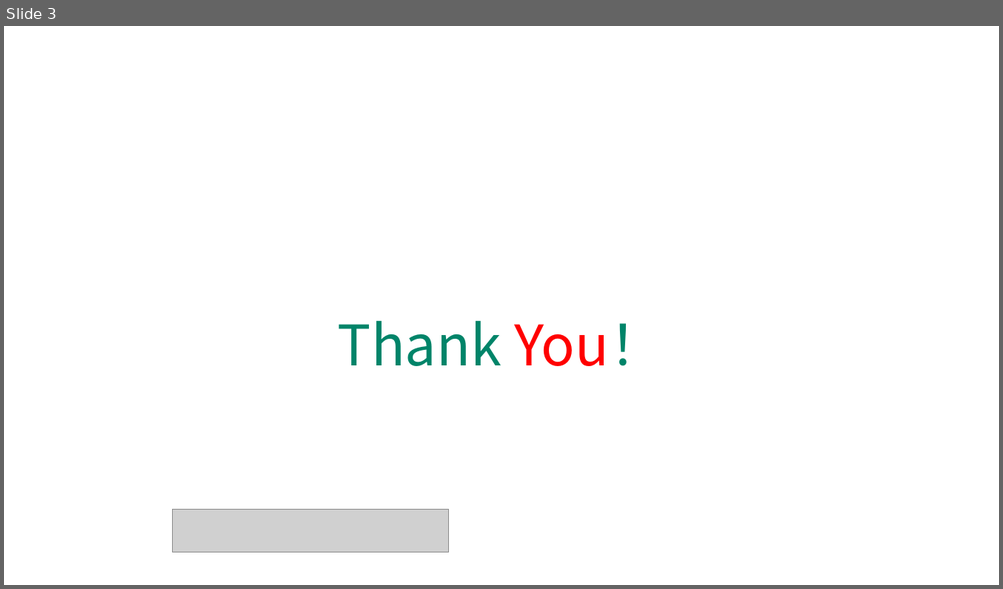
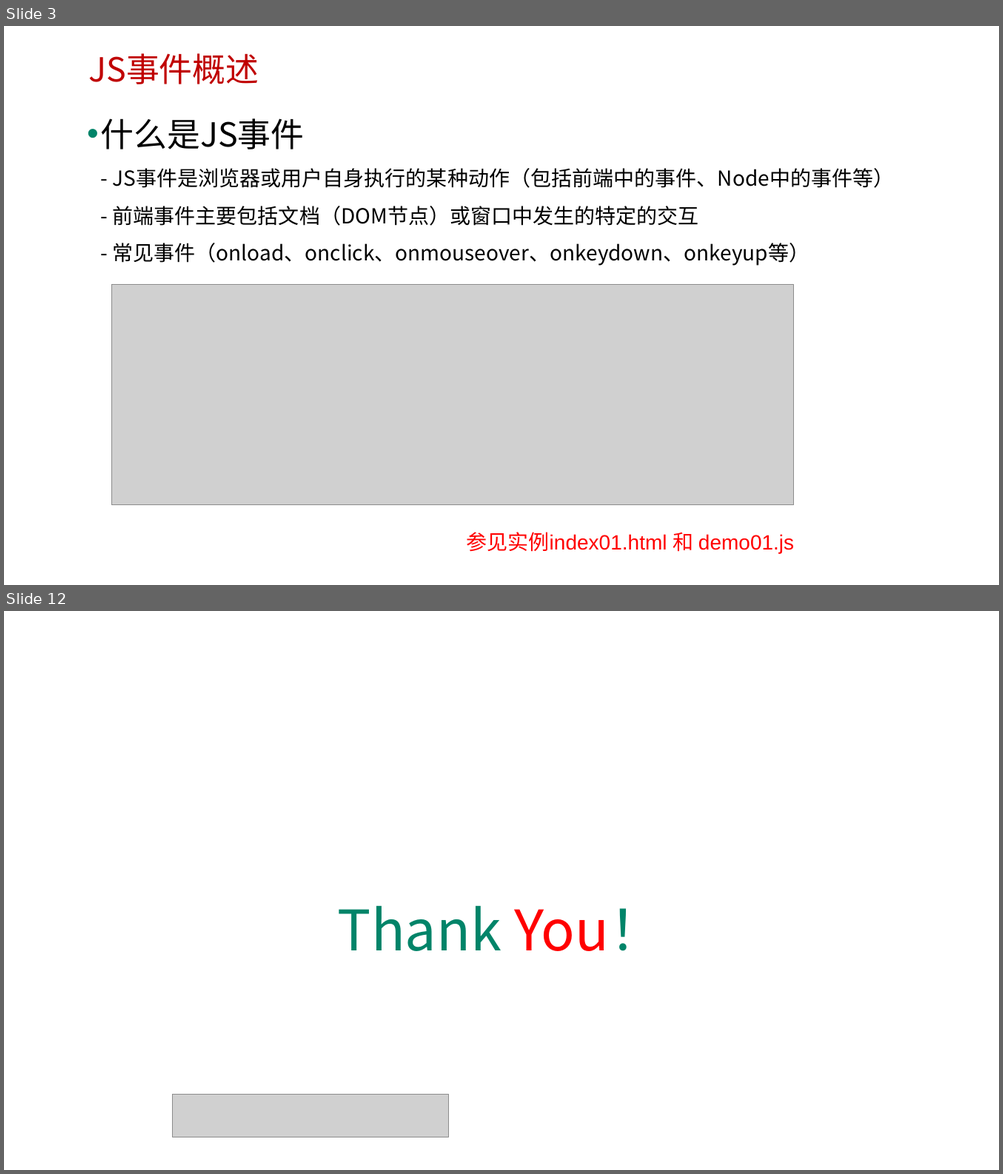
Before and after one commit to edu2act/course-javascript-advanced, a slide deck: 课程PPT/25.事件处理（事件流-待修改）.pptx. Shown one above the other, each under a label of ours: slide 3 before the commit, slides 3 and 12 after it; the slides between them are not shown. The pictures are 1003x589 and 1003x1174 pixels, drawn with LibreOffice and Linux fonts; fonts in the diff are those of the drawing; grey boxes stand for pictures; background and template pictures are left out. Boxes give left, top, right and bottom in pixels: in the first picture for what was removed or moved away, otherwise in the second. Text is boxed around its words. In the diff, an @@ line names an element or a change of style, - is before the commit and + after.

```diff
--- a/课程PPT/25.事件处理（事件流-待修改）.pptx
+++ b/课程PPT/25.事件处理（事件流-待修改）.pptx
@@ slide 3 added at <box>4,26,999,585</box>, background picture (left out) @@
@@ text added at <box>88,53,259,84</box>, 32 pt, text #C00000 @@
+JS事件概述
@@ text added at <box>101,118,894,266</box>, 20 pt, text #000000 @@
+• 什么是JS事件
+  - JS事件是浏览器或用户自身执行的某种动作（包括前端中的事件、Node中的事件等）
+  - 前端事件主要包括文档（DOM节点）或窗口中发生的特定的交互
+  - 常见事件（onload、onclick、onmouseover、onkeydown、onkeyup等）
@@ picture added at <box>111,285,794,506</box> @@
@@ text added at <box>466,532,794,554</box>, 20 pt, text #FF0000 @@
+参见实例index01.html 和 demo01.js
@@ what was slide 3 is now slide 12 @@
```
Also in this commit, not shown: 2 slides changed, 9 other slides added, 6 other files.
